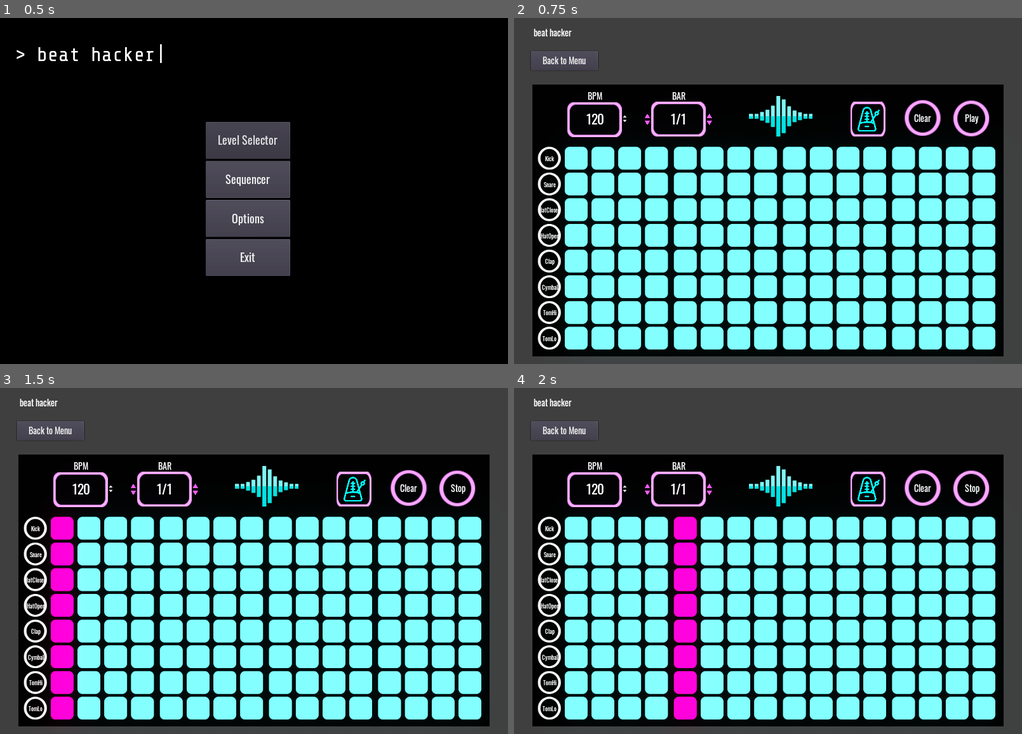
Above: before the commit, frames 1-4 (two rows, left to right).
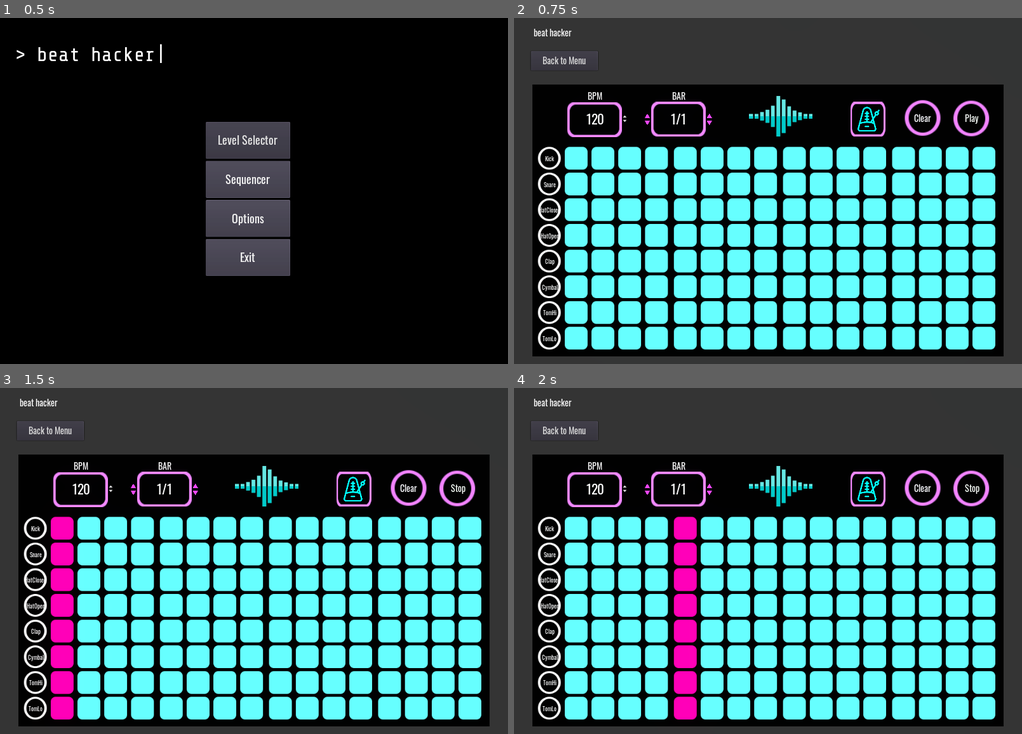
Above: after the commit, the same moments.

Repository: mdructor/beat_hacker
Game: Godot game, scene res://Assets/Scenes/MainMenu.tscn
The game is run twice, just before and just after one commit, with the same random seed, the same clock (stepped at 60 frames per second) and the same inputs.
Inputs (mouse positions are in pixels of both pictures, inside the frame that each line leads up to):
- Up to frame 1 (0.5 s): no input
- Up to frame 2 (0.75 s): click "Sequencer" at 0.5 s
- Up to frame 3 (1.5 s): click (457, 488) at 1.25 s
- Up to frame 4 (2 s): no input

Frame 1 is identical in both runs. In frame 2, 39% of the frame differs, in the area x 3-95%, y 3-96%; in frame 3, 39%; in frame 4, 39%.

Commit message:
Fix Sequencer position in LevelView

Diff:
--- a/Assets/Scenes/LevelView.tscn
+++ b/Assets/Scenes/LevelView.tscn
@@ -14,10 +14,7 @@
 color = Color( 0.192157, 0.192157, 0.192157, 1 )
 
 [node name="Sequencer" parent="." instance=ExtResource( 2 )]
-margin_left = 40.1843
-margin_top = 138.041
-margin_right = 990.184
-margin_bottom = 688.041
+position = Vector2( 38.2247, 138.197 )
 
 [node name="ColorRect2" type="ColorRect" parent="."]
 margin_left = 374.0
--- a/Assets/Scenes/SequenceButton.tscn
+++ b/Assets/Scenes/SequenceButton.tscn
@@ -12,7 +12,7 @@
 }
 
 [node name="MainButton" type="TextureButton" parent="."]
-modulate = Color( 0.34, 1, 1.01, 1 )
+modulate = Color( 0.341176, 1, 1, 1 )
 margin_right = 48.0
 margin_bottom = 48.0
 texture_normal = ExtResource( 3 )
--- a/Assets/Scenes/Sequencer.tscn
+++ b/Assets/Scenes/Sequencer.tscn
@@ -15,8 +15,7 @@
 [sub_resource type="CanvasItemMaterial" id=1]
 blend_mode = 1
 
-[sub_resource type="CanvasItemMaterial" id=2]
-blend_mode = 1
+[sub_resource type="StyleBoxEmpty" id=2]
 
 [sub_resource type="StyleBoxEmpty" id=3]
 
@@ -30,9 +29,7 @@
 
 [sub_resource type="StyleBoxEmpty" id=8]
 
-[sub_resource type="StyleBoxEmpty" id=9]
-
-[sub_resource type="Theme" id=10]
+[sub_resource type="Theme" id=9]
 default_font = ExtResource( 6 )
 Button/colors/font_color = Color( 1, 1, 1, 1 )
 Button/colors/font_color_disabled = Color( 0, 0, 0, 1 )
@@ -482,7 +479,6 @@
 
 [node name="PlayButton" type="TextureButton" parent="."]
 modulate = Color( 0.96, 0.52, 1.02, 1 )
-material = SubResource( 2 )
 margin_left = 847.0
 margin_top = 31.0
 margin_right = 922.0
--- a/Assets/Scenes/SequencerView.tscn
+++ b/Assets/Scenes/SequencerView.tscn
@@ -3,7 +3,19 @@
 [ext_resource path="res://Assets/Scripts/SequencerView.gd" type="Script" id=1]
 [ext_resource path="res://Assets/Scenes/Sequencer.tscn" type="PackedScene" id=2]
 [ext_resource path="res://Assets/Fonts/oswald_top_ui.tres" type="DynamicFont" id=3]
-[ext_resource path="res://Assets/Scenes/GlowEnvironment.tres" type="Environment" id=4]
+
+[sub_resource type="Environment" id=1]
+background_mode = 4
+glow_enabled = true
+glow_levels/1 = true
+glow_levels/2 = true
+glow_levels/4 = true
+glow_levels/6 = true
+glow_levels/7 = true
+glow_blend_mode = 0
+glow_bicubic_upscale = true
+adjustment_contrast = 1.19
+adjustment_saturation = 2.14
 
 [node name="SequencerView" type="Node2D"]
 script = ExtResource( 1 )
@@ -12,6 +24,9 @@
 margin_right = 1024.0
 margin_bottom = 703.0
 color = Color( 0.203922, 0.203922, 0.203922, 1 )
+__meta__ = {
+"_edit_use_anchors_": false
+}
 
 [node name="Sequencer" parent="ColorRect" instance=ExtResource( 2 )]
 position = Vector2( 37.2247, 134.786 )
@@ -23,6 +38,9 @@
 margin_bottom = 43.8668
 custom_fonts/font = ExtResource( 3 )
 text = "beat hacker"
+__meta__ = {
+"_edit_use_anchors_": false
+}
 
 [node name="BackButton" type="Button" parent="."]
 margin_left = 34.0
@@ -33,5 +51,5 @@
 text = "Back to Menu"
 
 [node name="WorldEnvironment" type="WorldEnvironment" parent="."]
-environment = ExtResource( 4 )
+environment = SubResource( 1 )
 [connection signal="pressed" from="BackButton" to="." method="_on_BackButton_pressed"]
Not shown: 6 places in Assets/Scenes/Sequencer.tscn that only renumber resources
